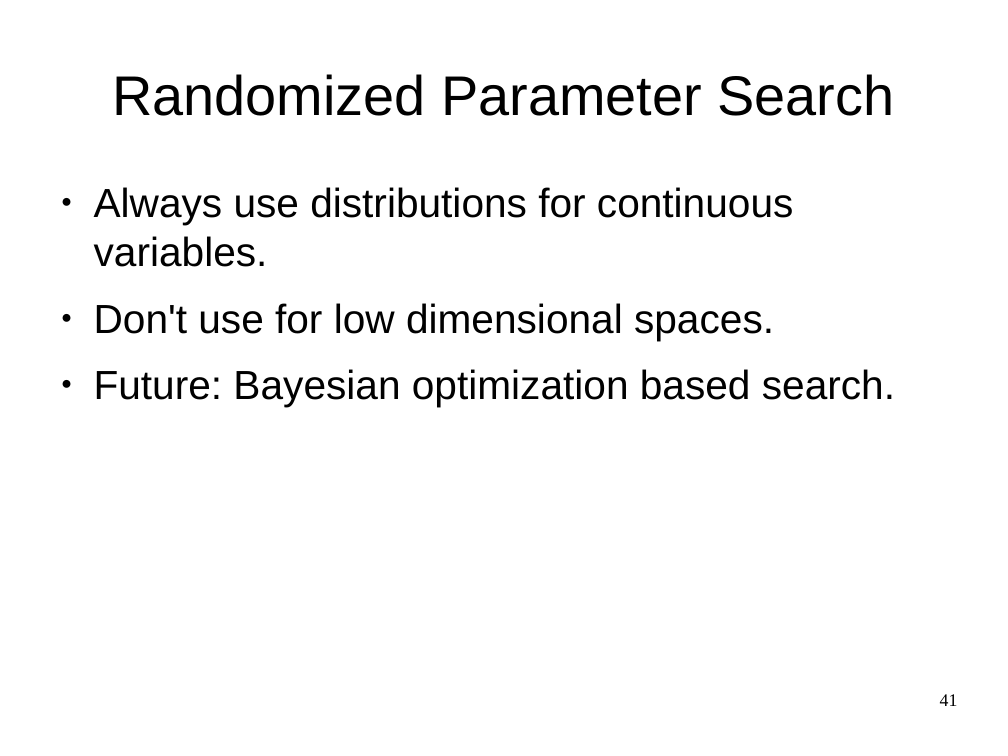
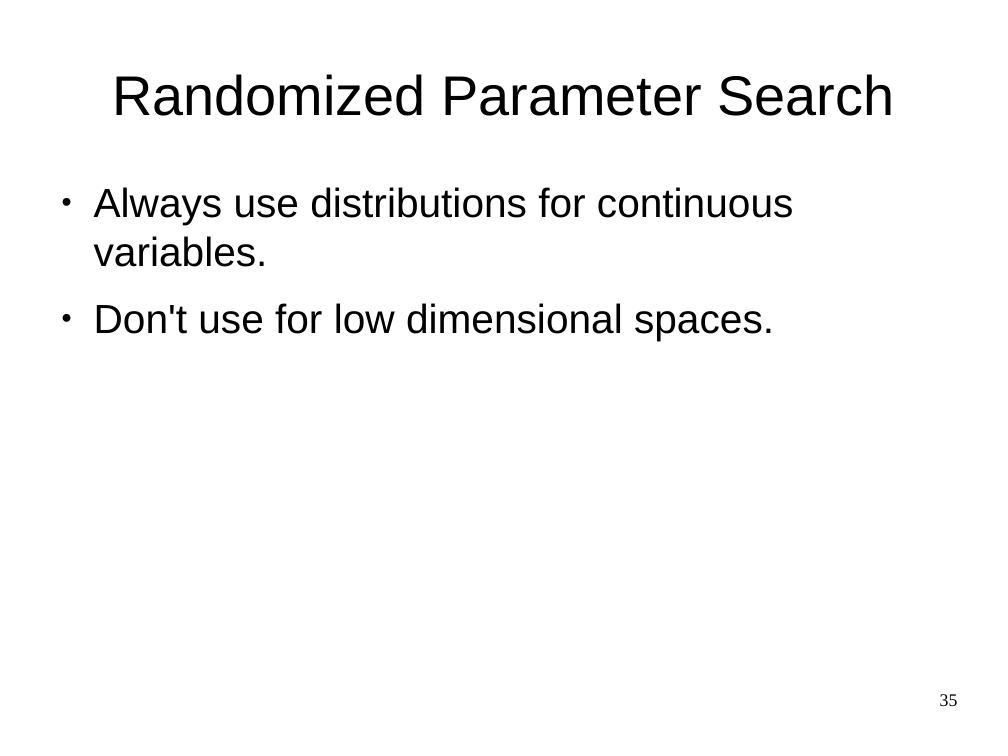
Before and after one commit to amueller/advanced-sklearn-boston-nlp-2016, a slide deck: slide 35 of pydata-amsterdam-advanced-sklearn.odp (slide 41 before the commit). Drawn at 1008x756 pixels with LibreOffice and Linux fonts; fonts in the diff are those of the drawing. Boxes give left, top, right and bottom in pixels: in the first picture for what was removed or moved away, otherwise in the second. Text is boxed around its words. In the diff, an @@ line names an element or a change of style, - is before the commit and + after.

```diff
--- a/pydata-amsterdam-advanced-sklearn.odp
+++ b/pydata-amsterdam-advanced-sklearn.odp
@@ text at <box>94,369,895,407</box>: paragraph removed @@
-● Future: Bayesian optimization based search.
@@ page number at <box>940,694,958,706</box>: text changed @@
-41
+35
```
Also in this commit, not shown: 5 other slides changed, 1 slide added, 6 slides removed, 5 other files.
